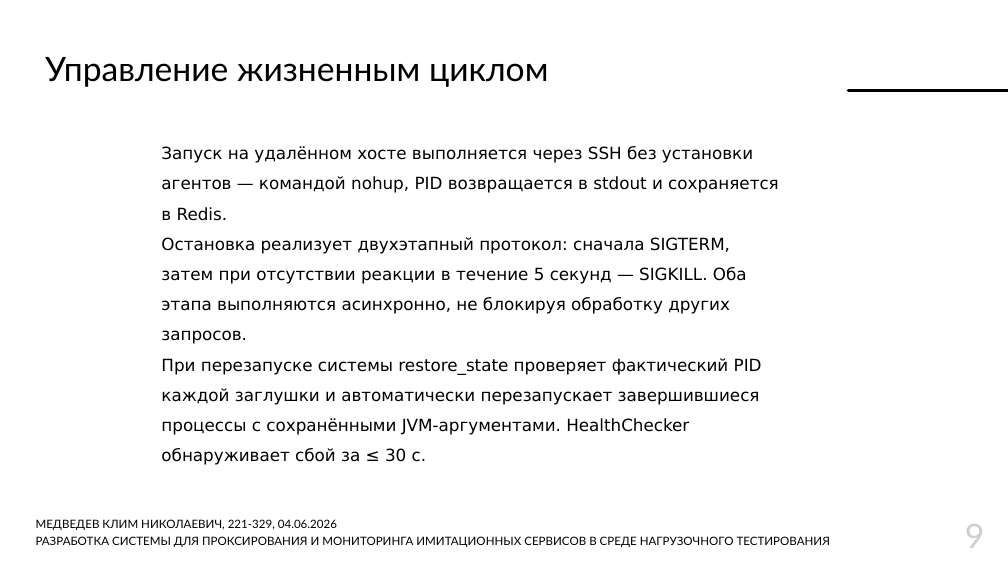
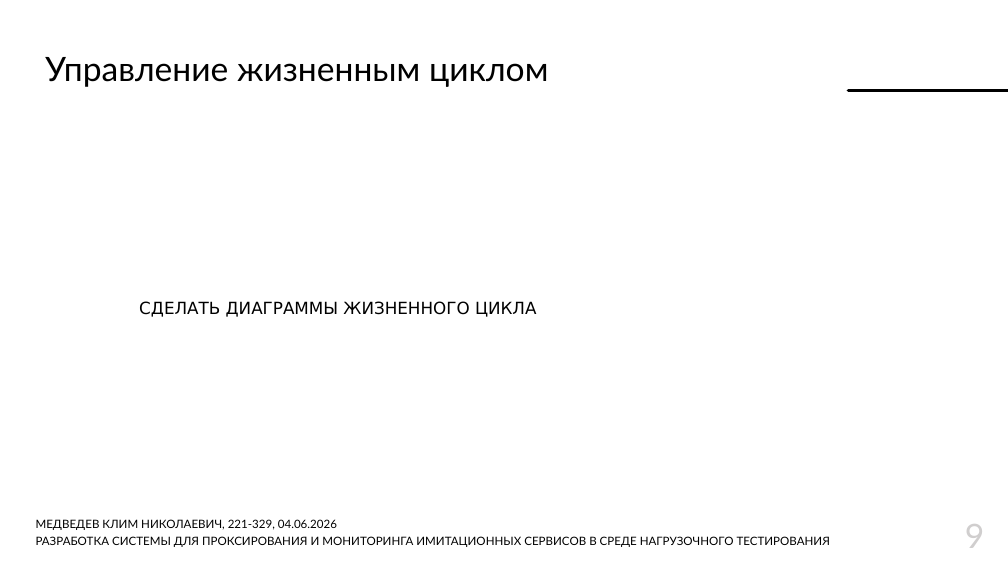
Before and after one commit to Lamardo43/educ-thesis, a slide deck: slide 9 of Thesis/docs/Презентация.pptx. Drawn at 1008x567 pixels with LibreOffice and Linux fonts; fonts in the diff are those of the drawing; background and template pictures are left out. Boxes give left, top, right and bottom in pixels: in the first picture for what was removed or moved away, otherwise in the second. Text is boxed around its words. In the diff, an @@ line names an element or a change of style, - is before the commit and + after.

```diff
--- a/Thesis/docs/Презентация.pptx
+++ b/Thesis/docs/Презентация.pptx
@@ text at [139, 301, 536, 317]: text changed @@
-Запуск на удалённом хосте выполняется через SSH без установки агентов — командой nohup, PID возвращается в stdout и сохраняется в Redis.
-Остановка реализует двухэтапный протокол: сначала SIGTERM, затем при отсутствии реакции в течение 5 секунд — SIGKILL. Оба этапа выполняются асинхронно, не блокируя обработку других запросов.
-При перезапуске системы restore_state проверяет фактический PID каждой заглушки и автоматически перезапускает завершившиеся процессы с сохранёнными JVM-аргументами. HealthChecker обнаруживает сбой за ≤ 30 с.
+СДЕЛАТЬ ДИАГРАММЫ ЖИЗНЕННОГО ЦИКЛА
```
Also in this commit, not shown: 10 other slides changed, 12 other files.
